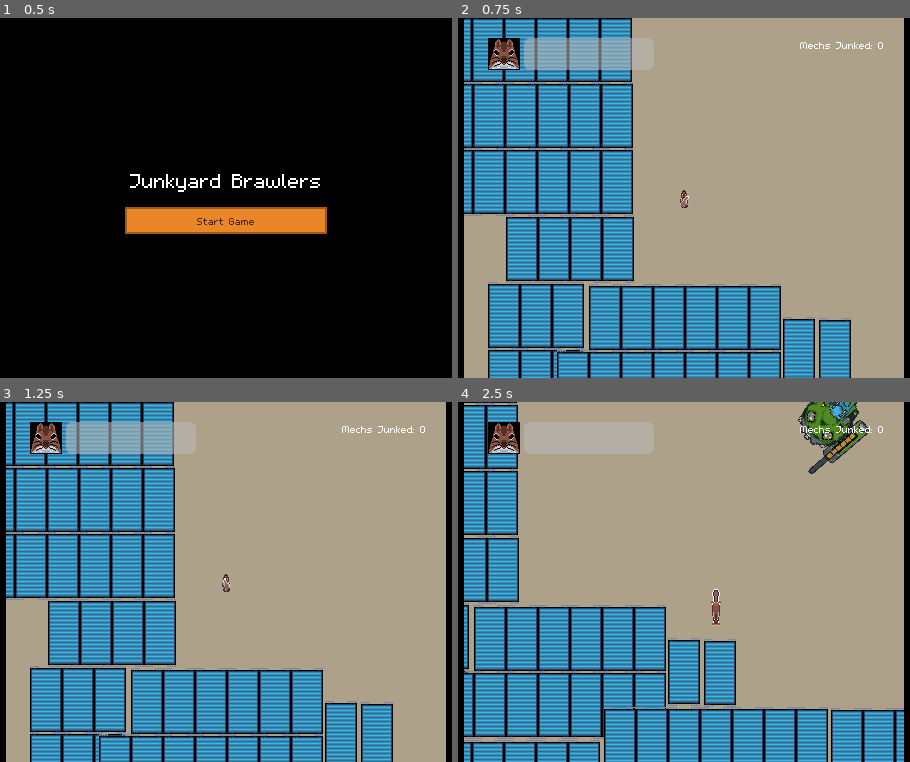
Above: before the commit, frames 1-4 (two rows, left to right).
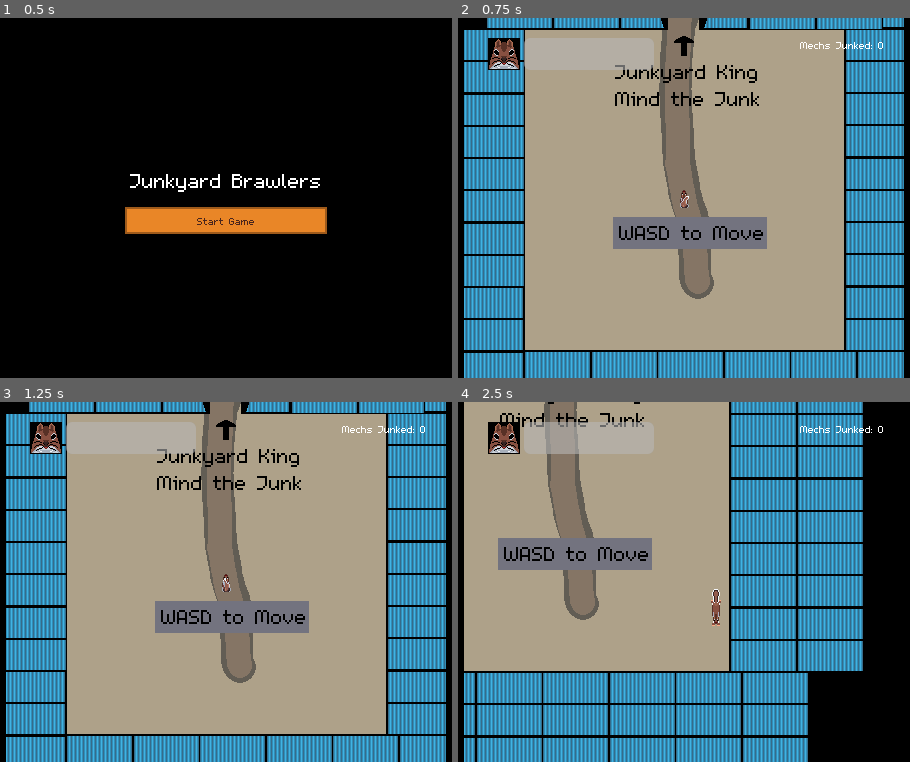
Above: after the commit, the same moments.

Repository: LaffertyDev/junkyard-brawl
Game: Godot game, scene res://src/MenusAndScenes/screen_ui_start.tscn
Same seed, same stepped clock (60 frames per second), same inputs: the game is played once before the commit and once after it. The engine's default icon, where the game draws it, is replaced by a stand-in: a white triangle on a blue panel in a dark square.
Inputs (mouse positions are in pixels of both pictures, inside the frame that each line leads up to):
- Up to frame 1 (0.5 s): no input
- Up to frame 2 (0.75 s): click "Start Game" at 0.5 s
- Up to frame 3 (1.25 s): no input
- Up to frame 4 (2.5 s): tap Enter at 1.25 s; move the mouse to (824, 564) at 1.27 s; hold D (move_right) 1.28-2.03 s; hold Space (action_primary) 1.28-2.03 s; move the mouse to (557, 600) at 2.02 s; hold S (move_backward) from 2.03 s (still down); tap Space (action_primary) at 2.1 s

Frame 1 is identical in both runs. In frame 2, 65% of the frame differs, in the area x 1-99%, y 0-100%; in frame 3, 65%; in frame 4, 69%.

Commit message:
fix a few bugs and remove sprite shadows

Diff:
--- a/src/Enemies/JunkyardKing/junkyard_king.gd
+++ b/src/Enemies/JunkyardKing/junkyard_king.gd
@@ -39,10 +39,8 @@
 			rayenemy.take_damage(1)
 		_gun.play("idle")
 
-
 func _on_bullet_anim_animation_finished() -> void:
 	_bullet.play("default")
-
 
 func _on_gun_animation_looped() -> void:
 	var enemies = _attack_range.get_overlapping_bodies()
--- a/src/game.tscn
+++ b/src/game.tscn
@@ -24,7 +24,7 @@
 position = Vector2(0, 575)
 
 [node name="Freek" parent="." instance=ExtResource("2_px2hi")]
-position = Vector2(-140, -1291)
+position = Vector2(0, 1672)
 
 [node name="CanvasLayer" type="CanvasLayer" parent="."]
 
Binary file changed: src/Enemies/Swiper/mech_swiper.png
Not shown, changed: .DS_Store
Not shown, added: gamejam_tasklist.md
Not shown, changed: src/.DS_Store
Not shown, changed: src/Characters/.DS_Store
Not shown, changed: src/Enemies/.DS_Store
